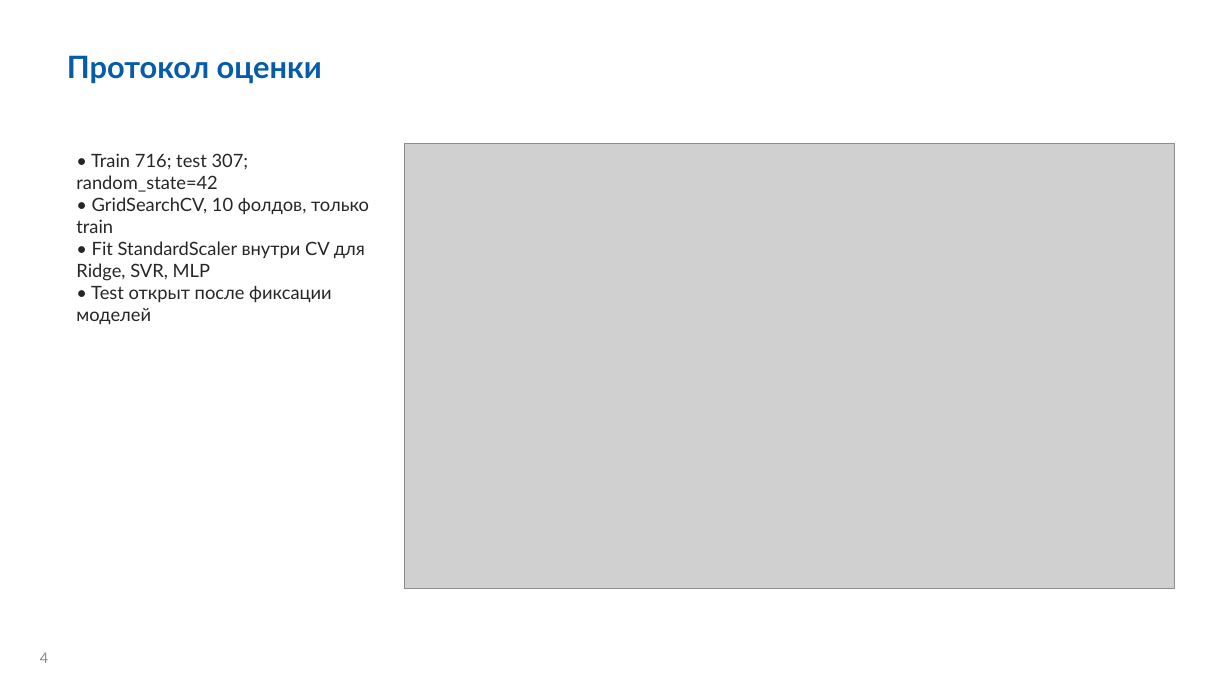
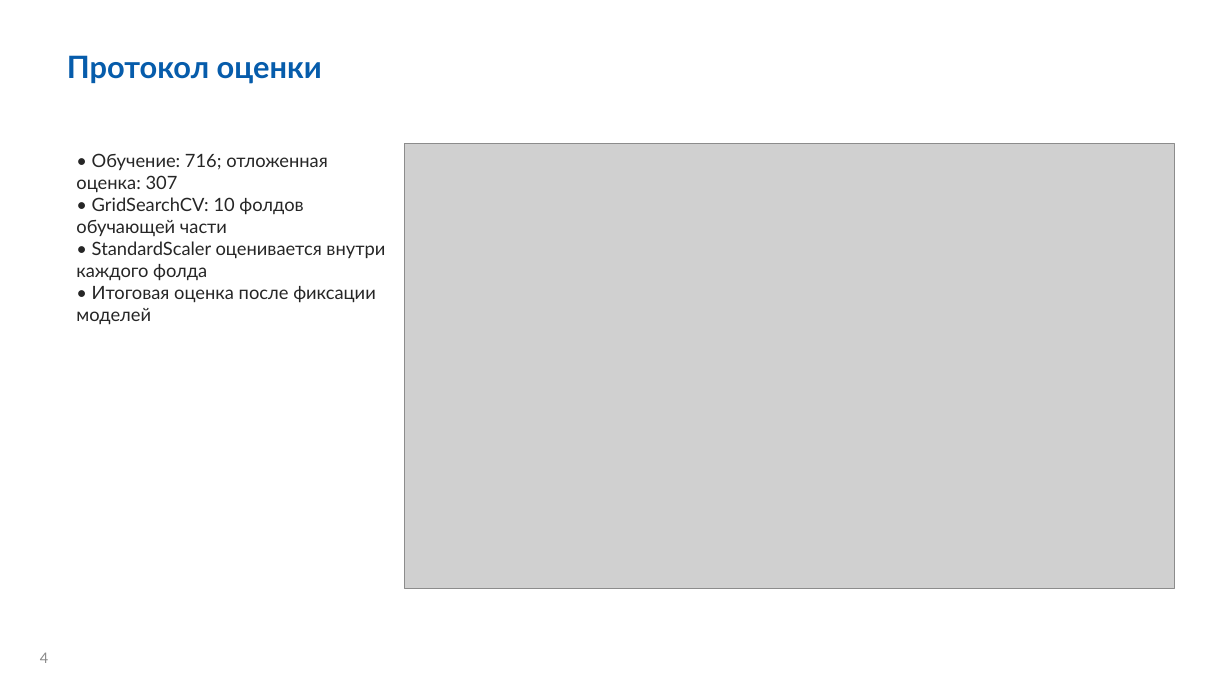
Before and after one commit to fpvcstep/composites-property-prediction, a slide deck: slide 4 of presentation/defense.pptx. Drawn at 1232x693 pixels with LibreOffice and Linux fonts; fonts in the diff are those of the drawing; grey boxes stand for pictures; background and template pictures are left out. Boxes give left, top, right and bottom in pixels: in the first picture for what was removed or moved away, otherwise in the second. Text is boxed around its words. In the diff, an @@ line names an element or a change of style, - is before the commit and + after.

```diff
--- a/presentation/defense.pptx
+++ b/presentation/defense.pptx
@@ text at box(76, 153, 385, 325): text changed @@
-• Train 716; test 307; random_state=42
-• GridSearchCV, 10 фолдов, только train
-• Fit StandardScaler внутри CV для Ridge, SVR, MLP
-• Test открыт после фиксации моделей
+• Обучение: 716; отложенная оценка: 307
+• GridSearchCV: 10 фолдов обучающей части
+• StandardScaler оценивается внутри каждого фолда
+• Итоговая оценка после фиксации моделей
```
Also in this commit, not shown: 11 other slides changed, 16 other files.
